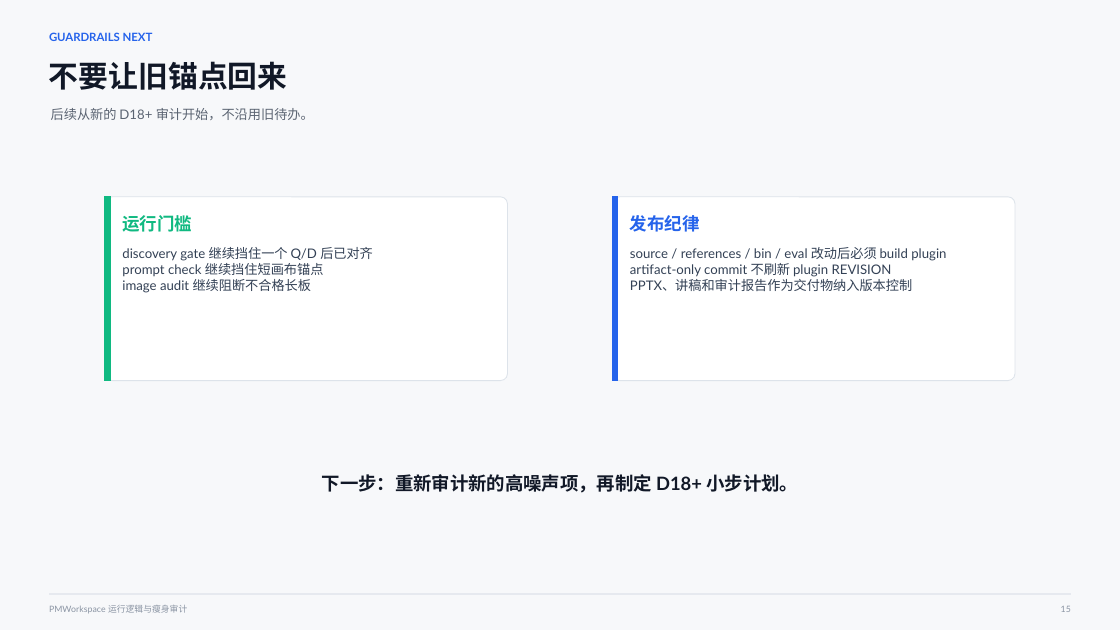
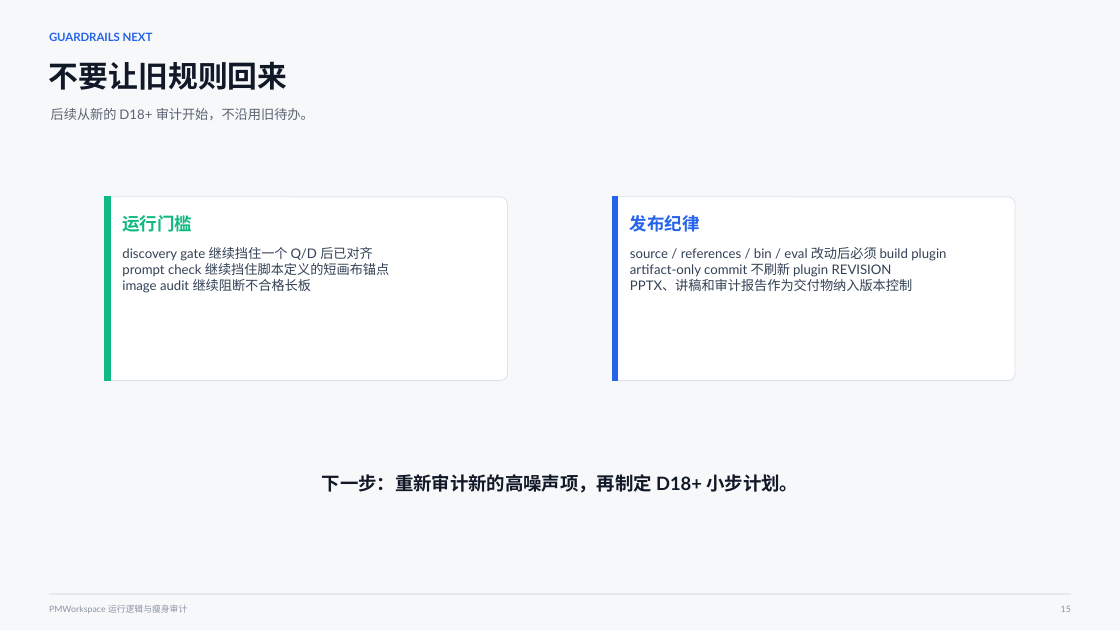
Before and after one commit to stephenfan80/PMWorkspace, a slide deck: slide 15 of artifacts/PMWorkspace运行逻辑与瘦身审计.pptx. Drawn at 1120x630 pixels with LibreOffice and Linux fonts; fonts in the diff are those of the drawing. Boxes give left, top, right and bottom in pixels: in the first picture for what was removed or moved away, otherwise in the second. Text is boxed around its words. In the diff, an @@ line names an element or a change of style, - is before the commit and + after.

```diff
--- a/artifacts/PMWorkspace运行逻辑与瘦身审计.pptx
+++ b/artifacts/PMWorkspace运行逻辑与瘦身审计.pptx
@@ text at bbox=[49, 61, 287, 90]: text changed @@
-不要让旧锚点回来
+不要让旧规则回来
@@ text at bbox=[122, 263, 389, 277]: text changed @@
-prompt check 继续挡住短画布锚点
+prompt check 继续挡住脚本定义的短画布锚点
```
Also in this commit, not shown: 2 other slides changed, 3 other files.
